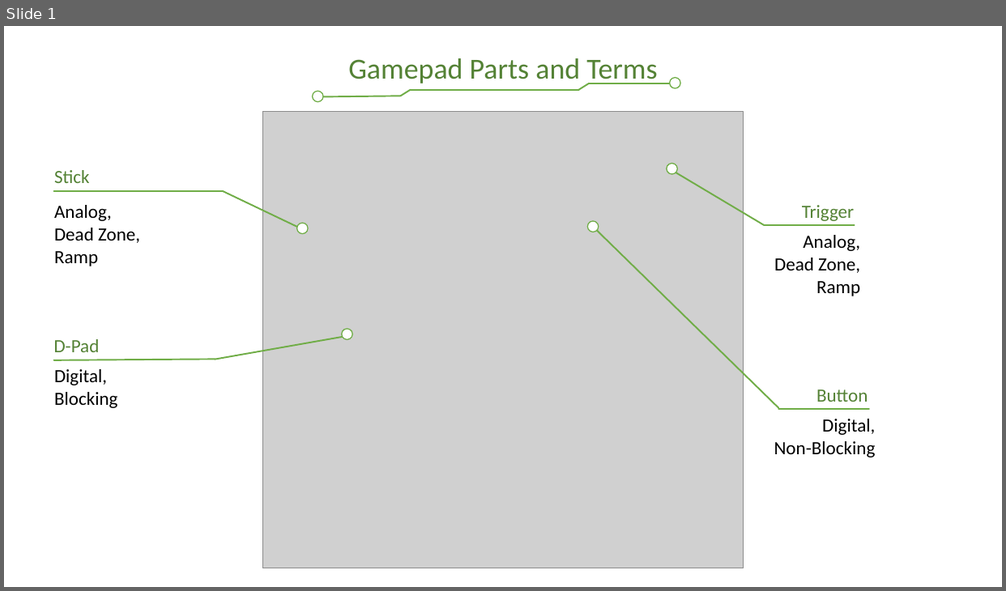
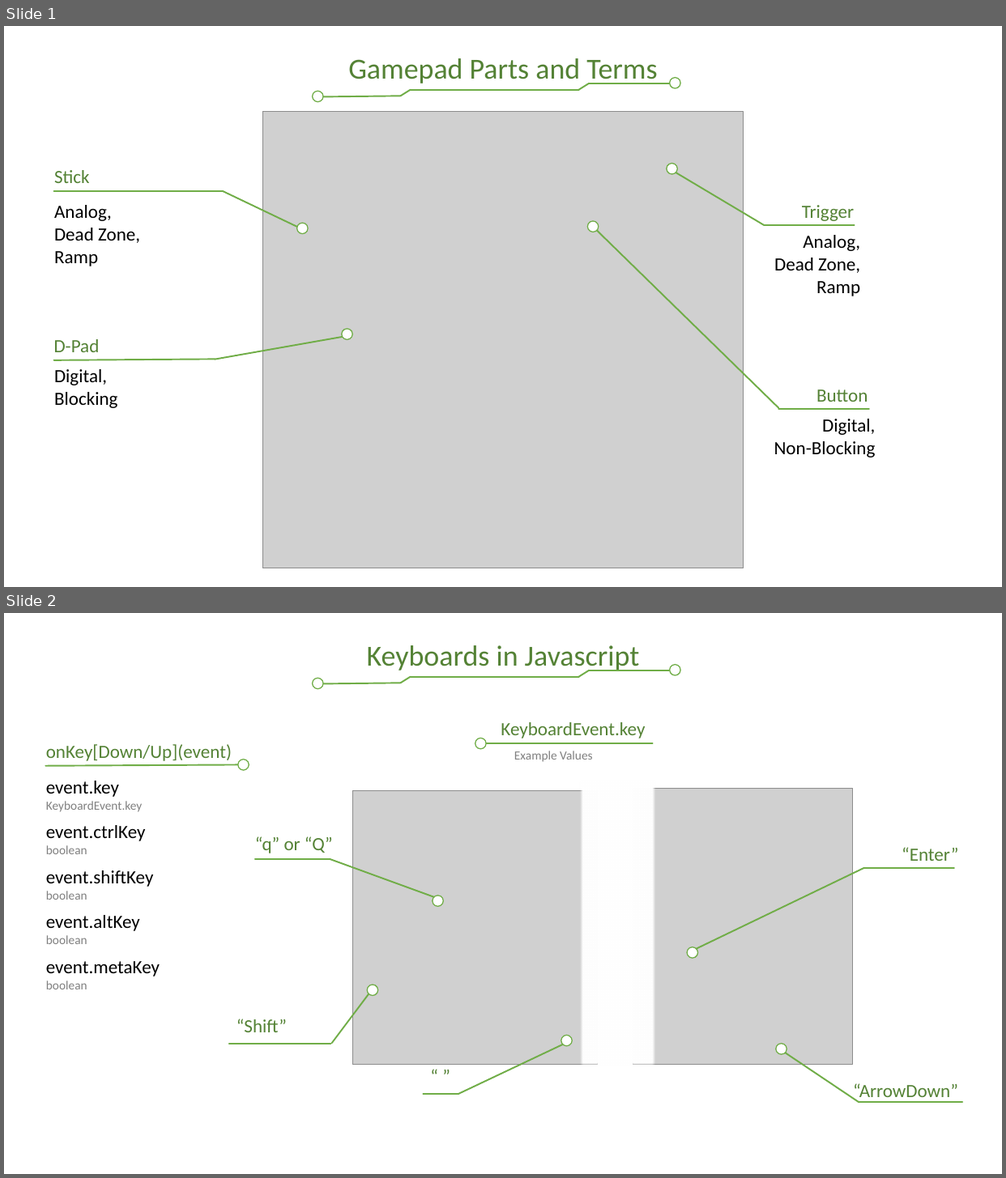
Before and after one commit to ricksbot/games, a slide deck: GampadPartsAndTerms.pptx. Shown one above the other, each under a label of ours: slide 1 before the commit, slides 1 and 2 after it. The pictures are 1006x591 and 1006x1178 pixels, drawn with LibreOffice and Linux fonts; fonts in the diff are those of the drawing; grey boxes stand for pictures. Boxes give left, top, right and bottom in pixels: in the first picture for what was removed or moved away, otherwise in the second. Text is boxed around its words. In the diff, an @@ line names an element or a change of style, - is before the commit and + after.

Commit message:
Adds mice and keyboards.

```diff
--- a/GampadPartsAndTerms.pptx
+++ b/GampadPartsAndTerms.pptx
@@ slide 2 added at (4,613,1002,1174), background #FFFFFF @@
@@ text added at (367,645,640,674), 28 pt, text #548235 @@
+Keyboards in Javascript
@@ group added at (313,665,681,689): 5 lines, 2 ellipses @@
@@ text added at (501,722,645,739), 18 pt, text #548235 @@
+KeyboardEvent.key
@@ text added at (46,744,232,761), 18 pt, text #548235 @@
+onKey[Down/Up](event)
@@ ellipse added at (475,738,487,749), fill #FFFFFF, outline #70AD47 1 pt @@
@@ line added from (484, 743) to (653, 743), #70AD47 1.5 pt @@
@@ text added at (514,751,592,762), 12 pt, text #808080 @@
+Example Values
@@ line added from (46, 766) to (242, 765), #70AD47 1.5 pt @@
@@ text added at (46,781,160,990), 18 pt, text #000000 @@
+event.key
+KeyboardEvent.key
+event.ctrlKey
+boolean
+event.shiftKey
+boolean
+event.altKey
+boolean
+event.metaKey
+boolean
@@ ellipse added at (238,760,249,771), fill #FFFFFF, outline #70AD47 1 pt @@
@@ rectangle added at (579,779,657,1067), fill #FFFFFF @@
@@ picture added at (352,791,597,1065) @@
@@ picture added at (633,788,852,1064) @@
@@ text added at (255,837,333,854), 18 pt, text #548235 @@
+“q” or “Q”
@@ text added at (901,847,959,861), 18 pt, text #548235 @@
+“Enter”
@@ line added from (330, 859) to (255, 859), #70AD47 1.5 pt @@
@@ line added from (330, 859) to (434, 897), #70AD47 1.5 pt @@
@@ line added from (864, 868) to (697, 949), #70AD47 1.5 pt @@
@@ line added from (954, 868) to (864, 868), #70AD47 1.5 pt @@
@@ ellipse added at (432,896,444,907), fill #FFFFFF, outline #70AD47 1 pt @@
@@ ellipse added at (687,948,698,959), fill #FFFFFF, outline #70AD47 1 pt @@
@@ line added from (332, 1043) to (368, 994), #70AD47 1.5 pt @@
@@ ellipse added at (367,985,378,996), fill #FFFFFF, outline #70AD47 1 pt @@
@@ text added at (236,1019,287,1033), 18 pt, text #548235 @@
+“Shift”
@@ line added from (331, 1043) to (229, 1043), #70AD47 1.5 pt @@
@@ line added from (458, 1094) to (563, 1045), #70AD47 1.5 pt @@
@@ ellipse added at (561,1035,572,1046), fill #FFFFFF, outline #70AD47 1 pt @@
@@ ellipse added at (776,1043,787,1054), fill #FFFFFF, outline #70AD47 1 pt @@
@@ text added at (424,1062,458,1092), 18 pt, text #548235 @@
+“ ”
@@ line added from (859, 1102) to (786, 1053), #70AD47 1.5 pt @@
@@ line added from (458, 1094) to (424, 1094), #70AD47 1.5 pt @@
@@ text added at (853,1084,958,1103), 18 pt, text #548235 @@
+“ArrowDown”
@@ line added from (859, 1102) to (963, 1102), #70AD47 1.5 pt @@
```
Also in this commit, not shown: 1 other slide added, 4 other files.
